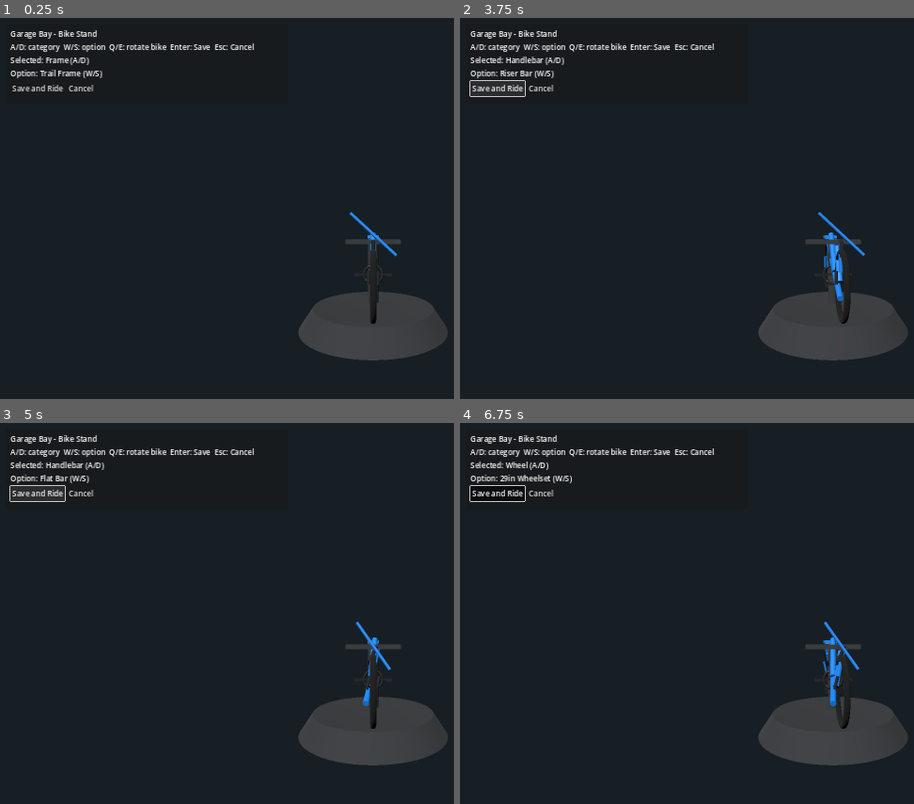
Above: before the commit, frames 1-4 (two rows, left to right).
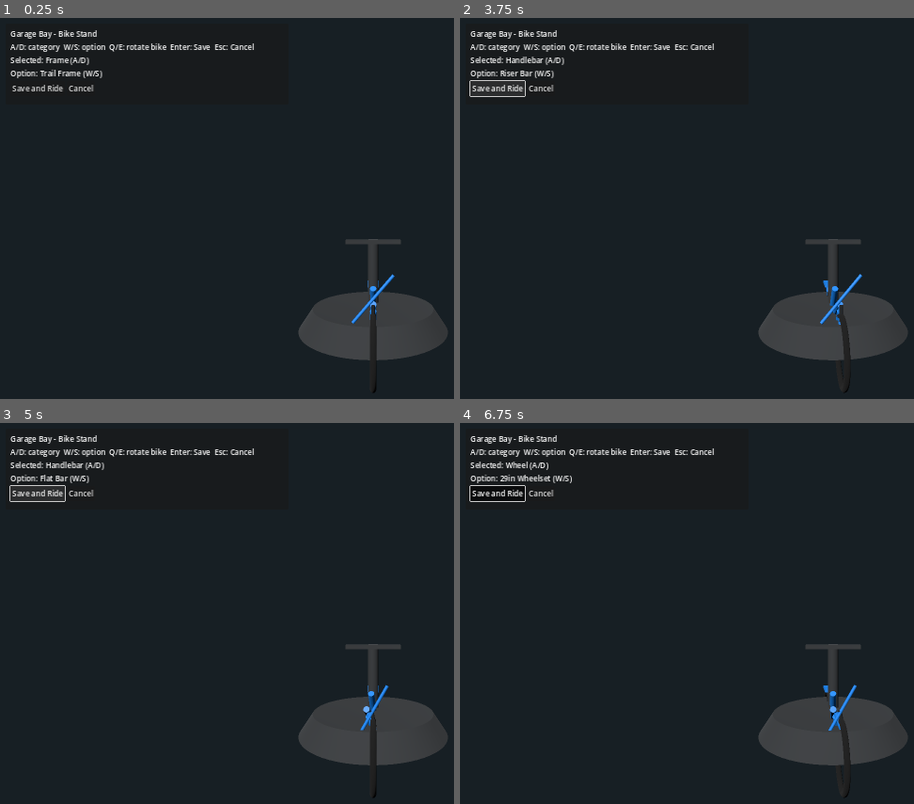
Above: after the commit, the same moments.

Repository: schumannd/bikesim
Game: Godot game, scene res://scenes/GarageScene.tscn
The game is run twice, just before and just after one commit, with the same random seed, the same clock (stepped at 60 frames per second) and the same inputs. This scene is started directly instead of the project's main scene.
Inputs:
- Up to frame 1 (0.25 s): no input
- Up to frame 2 (3.75 s): tap Enter at 0.5 s; hold D (steer_right) 0.53-1.25 s; tap C (open_character_customization) at 0.6 s; click "Cancel" at 1.25 s; click "Save and Ride" at 2 s; hold Space (brake) 2.78-3.53 s; tap G (open_garage) at 2.85 s; hold D (steer_right) from 3.53 s (still down); tap Q at 3.6 s
- Up to frame 3 (5 s): release D (steer_right) at 4.28 s; hold W (move_forward) from 4.28 s (still down); tap E at 4.35 s
- Up to frame 4 (6.75 s): release W (move_forward) at 5.03 s; hold A (steer_left) 5.03-6.53 s; tap C (open_character_customization) at 5.1 s; tap G (open_garage) at 5.85 s; hold Space (brake) from 6.53 s (still down); tap Q at 6.6 s

The runs differ from the first frame. In frame 1, 0.6% of the frame differs, in the area x 76-88%, y 50-99%; in frame 2, 1.0%, in the area x 78-90%, y 50-99%; in frame 3, 0.7%; in frame 4, 0.9%.

Commit message:
Fix bike ground contact and add persistent bug tracking folder.
Lower bike spawn and garage preview mounting so wheels sit on surfaces correctly, and add a tasks bug tracker file to record user-reported issues and fix status going forward.

Co-authored-by: Cursor <cursoragent@cursor.com>

Diff:
--- a/scenes/GarageScene.tscn
+++ b/scenes/GarageScene.tscn
@@ -67,10 +67,10 @@
 material_override = SubResource("4_standmat")
 
 [node name="BikePivot" type="Node3D" parent="SubViewportContainer/SubViewport/World"]
-position = Vector3(0, 0.3, 0)
+position = Vector3(0, -0.44, 0)
 
 [node name="BikeVisual" type="Node3D" parent="SubViewportContainer/SubViewport/World/BikePivot"]
-position = Vector3(0, 0.05, 0)
+position = Vector3(0, 0, 0)
 script = ExtResource("2_bikevisual")
 
 [node name="CameraRig" type="Node3D" parent="SubViewportContainer/SubViewport/World"]
--- a/scenes/RideScene.tscn
+++ b/scenes/RideScene.tscn
@@ -183,7 +183,7 @@
 material_override = SubResource("19_buildingmat")
 
 [node name="Bike" type="CharacterBody3D" parent="SubViewportContainer/SubViewport/World"]
-position = Vector3(0, 1.2, 0)
+position = Vector3(0, 0.72, 0)
 script = ExtResource("2_bike")
 
 [node name="CollisionShape3D" type="CollisionShape3D" parent="SubViewportContainer/SubViewport/World/Bike"]
--- a/scripts/BikeController.gd
+++ b/scripts/BikeController.gd
@@ -7,7 +7,7 @@
 @export var gravity: float = 18.0
 
 var speed: float = 0.0
-var reset_position: Vector3 = Vector3(0, 1.2, 0)
+var reset_position: Vector3 = Vector3(0, 0.72, 0)
 
 func _physics_process(delta: float) -> void:
 	var throttle := Input.get_action_strength("move_forward") - Input.get_action_strength("move_backward")
--- a/scripts/RideScene.gd
+++ b/scripts/RideScene.gd
@@ -12,7 +12,7 @@
 @onready var engine_audio: AudioStreamPlayer3D = $SubViewportContainer/SubViewport/World/Bike/EngineAudio
 @onready var world_root: Node3D = $SubViewportContainer/SubViewport/World
 
-var spawn_position: Vector3 = Vector3(0, 1.2, 0)
+var spawn_position: Vector3 = Vector3(0, 0.72, 0)
 var mission_step: int = 0
 var _garage_zone_active: bool = false
 var _pedal_phase: float = 0.0
Not shown, added: tasks/bug-tracker.md
